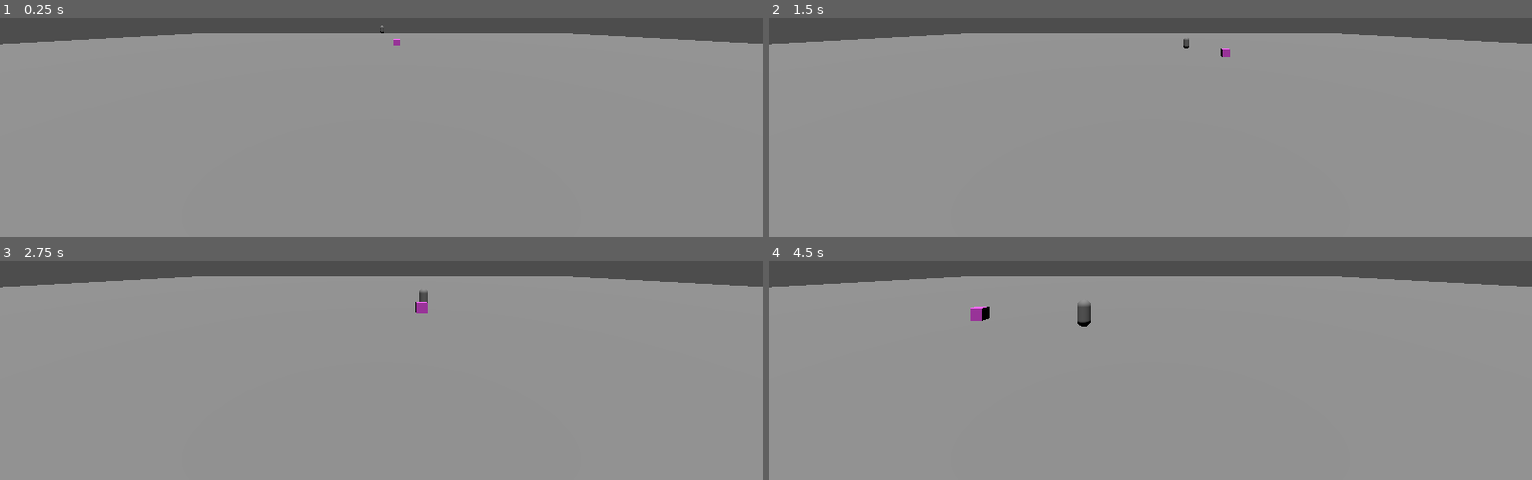
Above: before the commit, frames 1-4 (two rows, left to right).
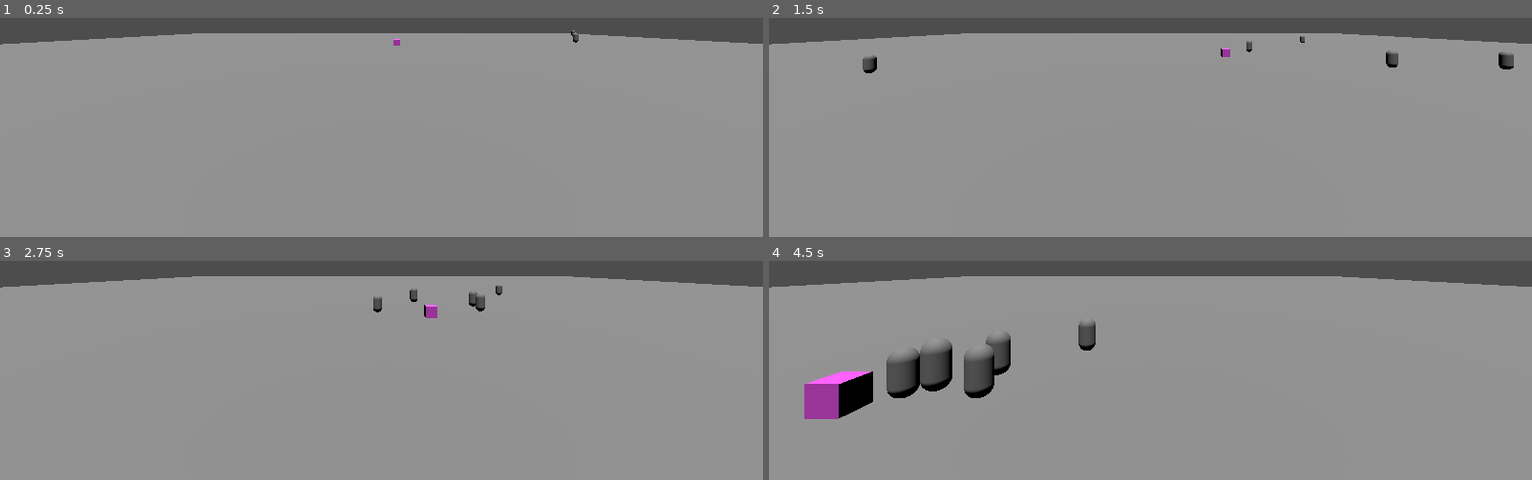
Above: after the commit, the same moments.

Repository: Tchetchouille/GMTK2024
Game: Godot game, scene res://scenes/JoelScene/JoelTestMain.tscn
Two runs of this game, one before a commit and one after it. Both use one fixed random seed, a clock stepped at 60 frames per second and the inputs below.
Inputs (mouse positions are in pixels of both pictures, inside the frame that each line leads up to):
- Up to frame 1 (0.25 s): no input
- Up to frame 2 (1.5 s): move the mouse to (outside the picture) at 0.52 s; hold D (move_right) 0.53-1.28 s; click (outside the picture) at 0.6 s; move the mouse to (997, 44) at 1.27 s; hold S (move_back) from 1.28 s (still down); click (997, 44) at 1.35 s
- Up to frame 3 (2.75 s): move the mouse to (outside the picture) at 2.02 s; release S (move_back) at 2.03 s; hold D (move_right) from 2.03 s (still down); click (outside the picture) at 2.1 s
- Up to frame 4 (4.5 s): move the mouse to (1112, 350) at 2.77 s; release D (move_right) at 2.78 s; hold W (move_forward) 2.78-3.53 s; click (1112, 350) at 2.85 s; move the mouse to (1379, 331) at 3.52 s; hold A (move_left) from 3.53 s (still down); click (1379, 331) at 3.6 s; move the mouse to (outside the picture) at 4.27 s; click (outside the picture) at 4.35 s

The runs differ from the first frame. In frame 1, less than 0.1% of the frame differs, in the area x 49-76%, y 3-12%; in frame 2, 0.5%; in frame 3, 0.5%; in frame 4, 5.0%, in the area x 4-43%, y 18-73%.

Commit message:
GameManager update
Scale and enemy instanciation

Diff:
--- a/scenes/JoelScene/JoelTestMain.tscn
+++ b/scenes/JoelScene/JoelTestMain.tscn
@@ -1,8 +1,9 @@
-[gd_scene load_steps=4 format=3 uid="uid://xefcokuhgmkg"]
+[gd_scene load_steps=5 format=3 uid="uid://xefcokuhgmkg"]
 
 [ext_resource type="PackedScene" uid="uid://bb5dyhed3iijo" path="res://scenes/terrain.tscn" id="1_3q4qd"]
 [ext_resource type="PackedScene" uid="uid://btib4g3wvigur" path="res://scenes/JoelScene/fake_player.tscn" id="2_otqmo"]
 [ext_resource type="PackedScene" uid="uid://dbbbli60c0rfc" path="res://scenes/JoelScene/enemy.tscn" id="3_u3j4u"]
+[ext_resource type="PackedScene" uid="uid://cbt3ha0evrej7" path="res://scenes/game_manager.tscn" id="4_w0drh"]
 
 [node name="main" type="Node"]
 
@@ -12,12 +13,12 @@
 [node name="FakePlayer" parent="." instance=ExtResource("2_otqmo")]
 transform = Transform3D(1, 0, 0, 0, 1, 0, 0, 0, 1, 0, 0.936772, 3)
 
-[node name="Enemy" parent="." node_paths=PackedStringArray("target") instance=ExtResource("3_u3j4u")]
-transform = Transform3D(1, 0, 0, 0, 1, 0, 0, 0, 1, 0, 2, -28.5763)
-target = NodePath("../FakePlayer")
-
 [node name="DirectionalLight3D" type="DirectionalLight3D" parent="."]
 transform = Transform3D(1, 0, 0, 0, 0.258819, 0.965926, 0, -0.965926, 0.258819, 0, 4.65002, 4.68342)
 
 [node name="Camera3D" type="Camera3D" parent="."]
 transform = Transform3D(1, 0, 0, 0, 1, 0, 0, 0, 1, 0, 3.42393, 49.3284)
+
+[node name="GameManager" parent="." node_paths=PackedStringArray("target") instance=ExtResource("4_w0drh")]
+enemy_scene = ExtResource("3_u3j4u")
+target = NodePath("../FakePlayer")
--- /dev/null
+++ b/scenes/game_manager.tscn
@@ -0,0 +1,6 @@
+[gd_scene load_steps=2 format=3 uid="uid://cbt3ha0evrej7"]
+
+[ext_resource type="Script" path="res://scripts/game_manager.gd" id="1_k4cnj"]
+
+[node name="GameManager" type="Node"]
+script = ExtResource("1_k4cnj")
--- a/scripts/enemy.gd
+++ b/scripts/enemy.gd
@@ -6,10 +6,13 @@
 @export var knockback_duration: float = 0.5  # Knockback duration in seconds
 @export var target: CharacterBody3D
 
+
 var knockback_timer: float = 0.0
 var knockback_velocity: Vector3 = Vector3.ZERO
 var in_knockback: bool = false  # Track if the character is currently being knocked back
 var health: int = 500
+
+signal enemy_died
 
 func _physics_process(_delta):
 	apply_gravity(_delta)
@@ -71,4 +74,5 @@
 func take_damage(damage: int = 100):
 	health -= damage
 	if health <= 0:
+		emit_signal("enemy_died", self)
 		queue_free()
--- /dev/null
+++ b/scripts/game_manager.gd
@@ -0,0 +1,48 @@
+extends Node
+
+@export var enemy_scene: PackedScene  # The scene resource of the enemy
+@export var spawn_radius: float = 60.0  # Radius around the target where enemies will spawn
+@export var number_of_enemies: int = 5  # Number of enemies to spawn
+@export var target: CharacterBody3D  # The target that enemies should move towards
+@export var scale_variation: float = 0.2  # Variation factor for enemy scale
+
+var enemies: Array = []
+
+func _ready():
+	spawn_enemies()
+
+func spawn_enemies():
+	for i in range(number_of_enemies):
+		var enemy_instance = enemy_scene.instantiate() as CharacterBody3D
+		add_child(enemy_instance)  # Add the instance to the scene tree first
+		var random_position = get_random_position_near_target()
+		enemy_instance.global_transform.origin = random_position
+		enemy_instance.scale = get_scaled_enemy()
+		enemy_instance.target = target  # Set the target for the enemy
+		enemy_instance.connect("enemy_died", Callable(self, "_on_enemy_died"))  # Connect the signal
+		enemies.append(enemy_instance)
+
+
+func get_scaled_enemy() -> Vector3:
+	var target_scale = target.scale
+	var random_factor = randf_range(1.0 - scale_variation, 1.0 + scale_variation)
+	var uniform_scale = Vector3(
+		target_scale.x * random_factor,
+		target_scale.y * random_factor,
+		target_scale.z * random_factor
+	)
+	return uniform_scale
+
+
+func get_random_position_near_target() -> Vector3:
+	var random_offset = Vector3(
+		randf_range(-spawn_radius, spawn_radius),
+		0,  # enemies spawn on the same height as the target
+		randf_range(-spawn_radius, spawn_radius)
+	)
+	return target.global_transform.origin + random_offset
+
+func _on_enemy_died(enemy_instance: CharacterBody3D):
+	enemies.erase(enemy_instance)
+	if enemies.size() == 0:
+		spawn_enemies()
